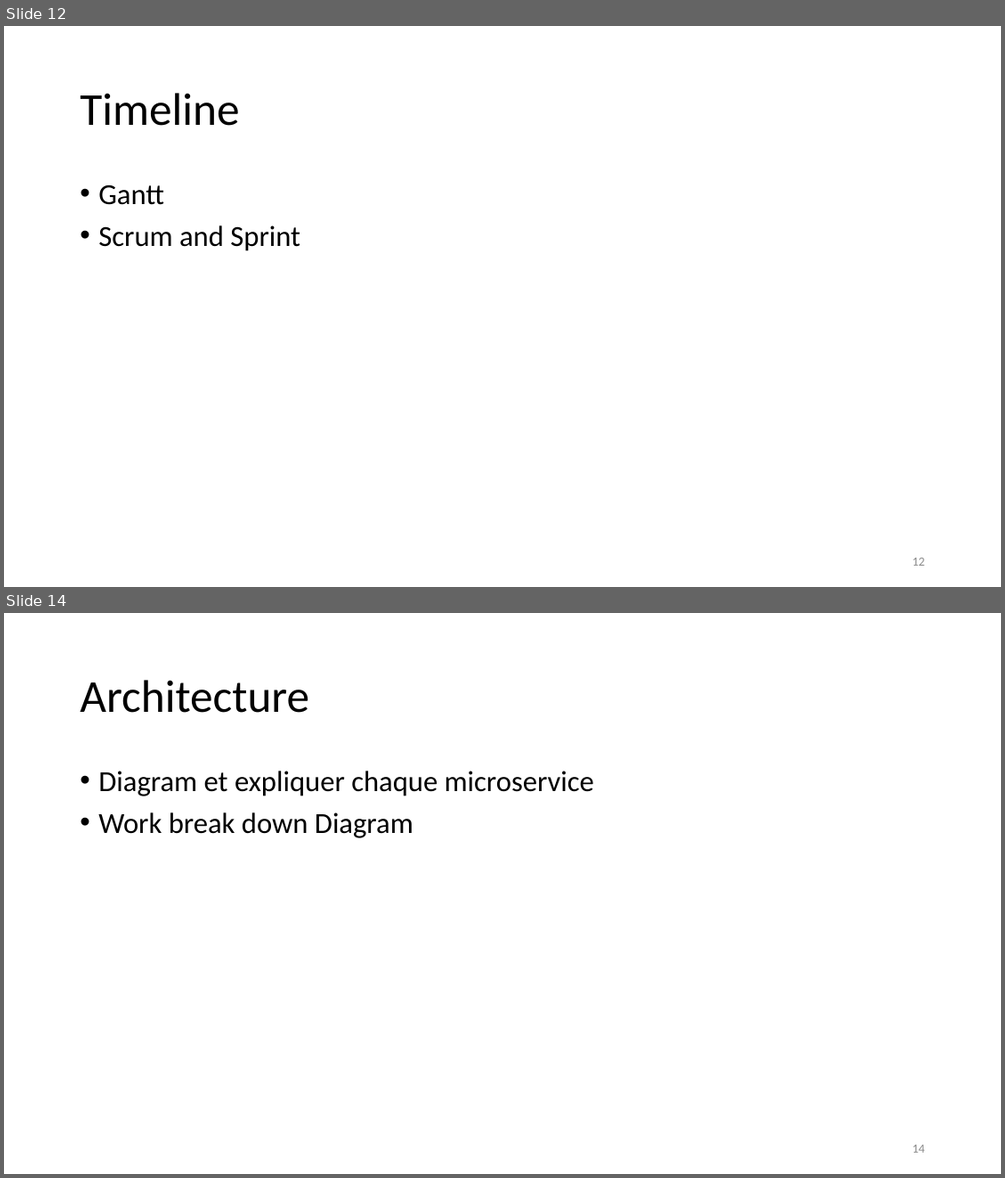
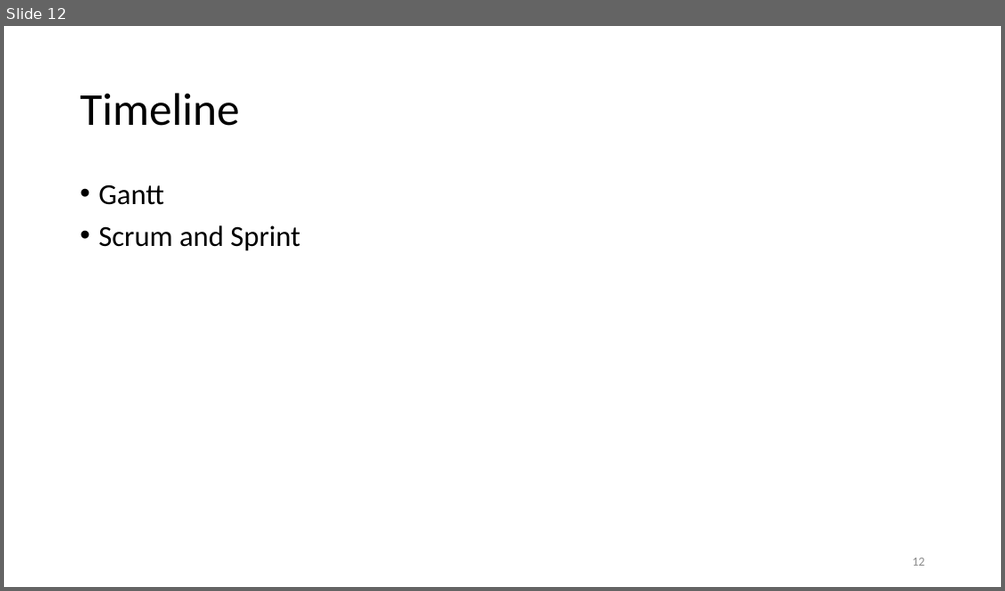
Before and after one commit to unige-pinfo-2019/PInfo1, a slide deck: Docs/UNIbay_DeskPitch.pptx. Shown one above the other, each under a label of ours: slides 12 and 14 before the commit, slide 12 after it; the slides between them are not shown. The pictures are 1005x1178 and 1005x591 pixels, drawn with LibreOffice and Linux fonts; fonts in the diff are those of the drawing. Boxes give left, top, right and bottom in pixels: in the first picture for what was removed or moved away, otherwise in the second. Text is boxed around its words. In the diff, an @@ line names an element or a change of style, - is before the commit and + after.

```diff
--- a/Docs/UNIbay_DeskPitch.pptx
+++ b/Docs/UNIbay_DeskPitch.pptx
@@ slide 14 removed at [4,613,1001,1174], background #FFFFFF @@
@@ title removed at [80,680,309,713] @@
-Architecture
@@ text removed at [98,771,594,838] @@
-• Diagram et expliquer chaque microservice
-• Work break down Diagram
@@ page number removed at [912,1144,924,1152] @@
-14
```
Also in this commit, not shown: 2 slides changed, 2 slides added, 1 other slide removed.
